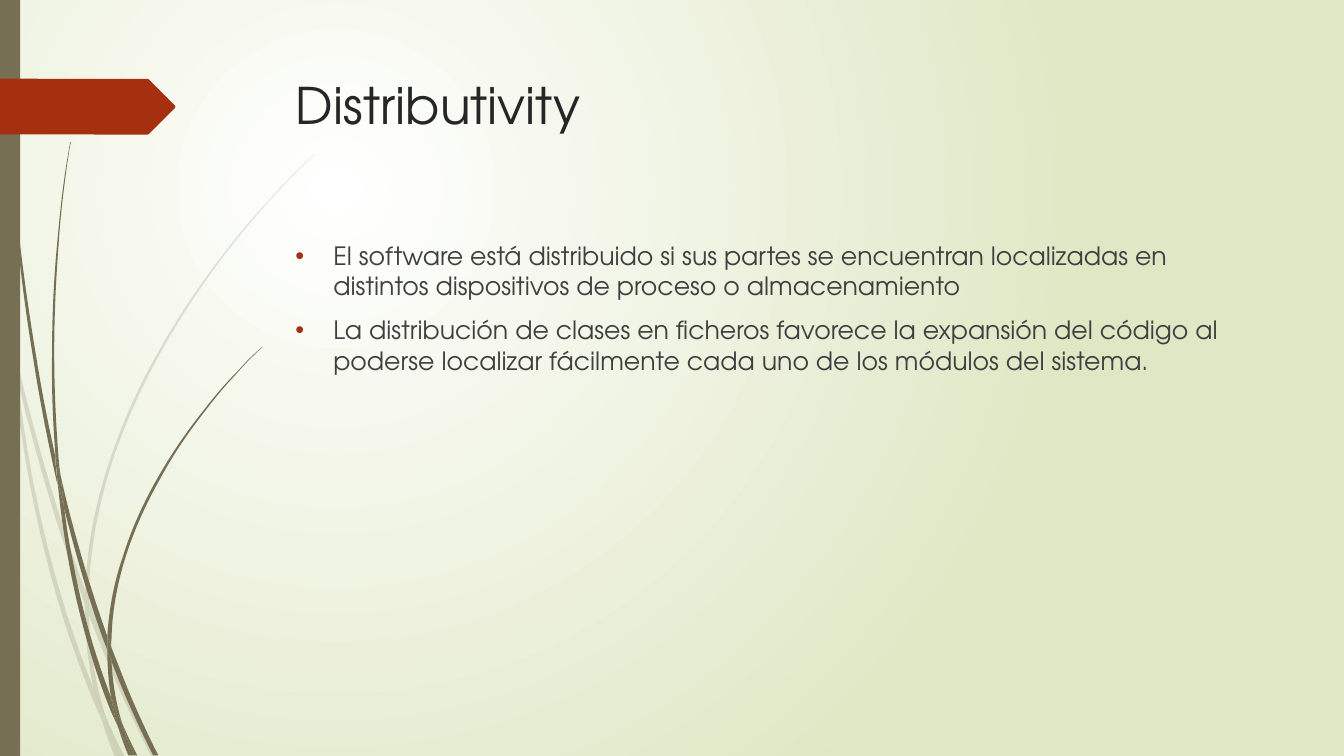
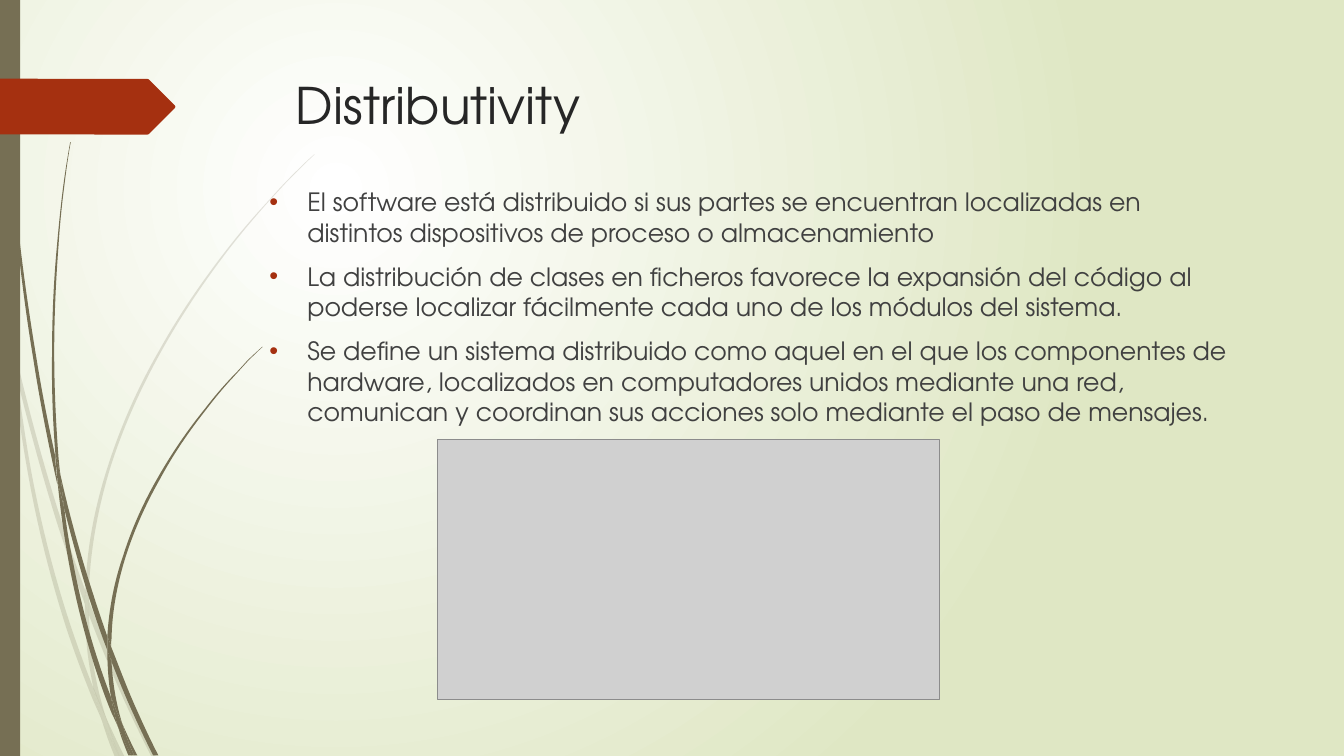
Before and after one commit to andreshiguitaperez/The-diVines, a slide deck: slide 8 of Documentos/RNF.pptx. Drawn at 1344x756 pixels with LibreOffice and Linux fonts; fonts in the diff are those of the drawing; grey boxes stand for pictures. Boxes give left, top, right and bottom in pixels: in the first picture for what was removed or moved away, otherwise in the second. Text is boxed around its words. In the diff, an @@ line names an element or a change of style, - is before the commit and + after.

```diff
--- a/Documentos/RNF.pptx
+++ b/Documentos/RNF.pptx
@@ text "El software está distribuido si ...": place and size @@
-text "El software está distribuido si ..." at <box>333,246,1217,375</box>
+text "El software está distribuido si ..." at <box>307,192,1227,426</box>
@@ text at <box>307,341,1227,426</box>: paragraph added @@
+• Se define un sistema distribuido como aquel en el que los componentes de hardware, localizados en computadores unidos mediante una red, comunican y coordinan sus acciones solo mediante el paso de mensajes.
@@ picture added at <box>438,440,940,700</box> @@
```
Also in this commit, not shown: 6 other slides changed, 3 slides added.
